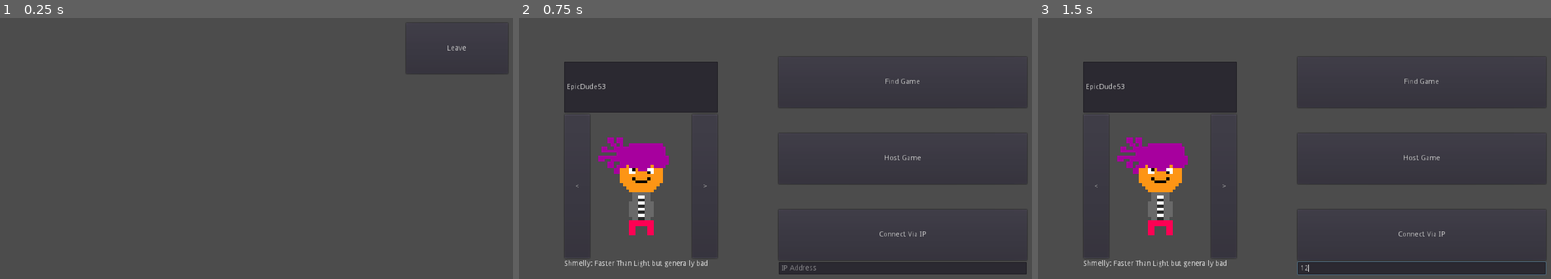
Above: before the commit, frames 1-3 (left to right).
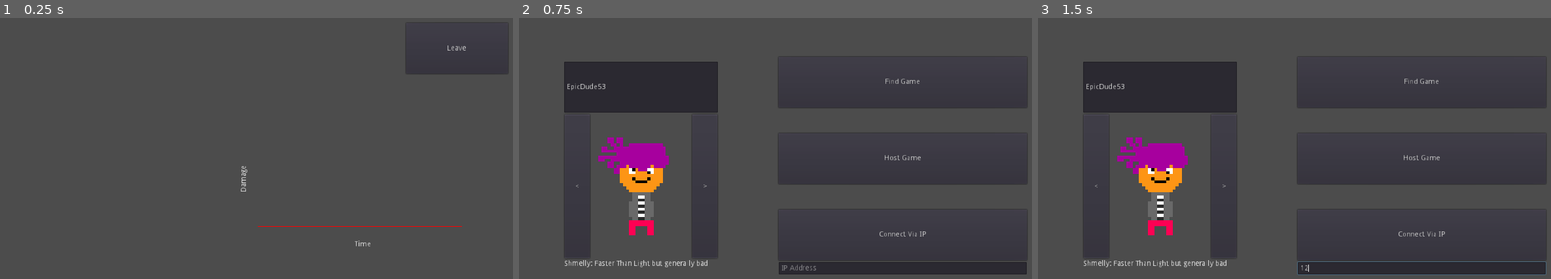
Above: after the commit, the same moments.

Repository: Iddmeister/BadStars
Game: Godot game, scene res://Scenes/Screens/MatchStats.tscn
The game is run twice, just before and just after one commit, with the same random seed, the same clock (stepped at 60 frames per second) and the same inputs. This scene is started directly instead of the project's main scene. The engine's default icon, where the game draws it, is replaced by a stand-in: a white triangle on a blue panel in a dark square.
Inputs (mouse positions are in pixels of both pictures, inside the frame that each line leads up to):
- Up to frame 1 (0.25 s): no input
- Up to frame 2 (0.75 s): click "Leave" at 0.5 s
- Up to frame 3 (1.5 s): click (1422, 268) at 1.27 s; type "12" at 1.35 s

The runs differ from the first frame. In frame 1, 0.2% of the frame differs, in the area x 46-91%, y 56-88%; in frame 2, nothing differs; in frame 3, nothing differs.
Error after the commit: Invalid set index 'modulate' (on base: 'null instance') with value of type 'Color'. (res://Scenes/Screens/MatchStats.gd:6)

Commit message:
Stat screen

Diff:
--- a/Scenes/Characters/Dummy.gd
+++ b/Scenes/Characters/Dummy.gd
@@ -8,7 +8,6 @@
 remotesync func hit(damage, id, super:bool=false):
 
 	health-=damage
-
 	if health <= 0:
 		rpc("destroy")
 
--- a/Scenes/Characters/Fronk.tscn
+++ b/Scenes/Characters/Fronk.tscn
@@ -8,8 +8,8 @@
 [sub_resource type="RectangleShape2D" id=1]
 extents = Vector2( 29.8926, 43.8277 )
 
-[node name="Player" instance=ExtResource( 1 )]
-maxHealth = 1000
+[node name="Player" index="0" instance=ExtResource( 1 )]
+maxHealth = 780
 moveSpeed = 150
 weaponPath = NodePath("Melee")
 
--- a/Scenes/Characters/Player.gd
+++ b/Scenes/Characters/Player.gd
@@ -227,6 +227,8 @@
 remotesync func hit(damage:int, id:int, isSuper=false):
 
 	if not dead:
+
+		Network.rpc("addGraphPoint", damage)
 
 		health -= damage
 		if is_network_master():
@@ -257,6 +259,9 @@
 	dead = true
 	weapon.visible = false
 
+	if get_tree().is_network_server():
+		Network.matchStats.places.append(Network.players[get_network_master()].name)
+
 	pass
 
 master func freeze(val:bool):
--- a/Scenes/GameModes/BadRoyale.gd
+++ b/Scenes/GameModes/BadRoyale.gd
@@ -30,8 +30,11 @@
 
 				if notDead == 1:
 					gameWon = true
+					Network.matchStats.places.append(Network.players[int(winner.name)].name)
+					Network.matchStats.graph.end = OS.get_ticks_msec()
 					Network.rpc("event", Globals.events.MESSAGE, {"message":Network.players[int(winner.name)].name + " Wins!"}, true)
-					$Delay.start()
+					if not get_tree().get_nodes_in_group("Player").size() == 1:
+						$Delay.start()
 					pass
 
 	pass
--- a/Scenes/Screens/MatchStats.gd
+++ b/Scenes/Screens/MatchStats.gd
@@ -2,17 +2,44 @@
 
 func _ready():
 	createPlayerStats(Network.matchStats)
+	drawGraph(Network.matchStats.graph)
+	$HBoxContainer/Players.get_node(Network.playerInfo.name).modulate = Color(1, 1, 0)
 	pass
 
-func createPlayerStats(players:Dictionary):
+func createPlayerStats(stats:Dictionary):
 
-	for player in players.keys():
+	var places = stats.places
+	places.invert()
+
+	for num in range(places.size()):
 
 		var pl = Label.new()
-		pl.text = player + "   " + "Kills: "+String(players[player].kills)
+		pl.name = places[num]
+		pl.text = String(String(num+1) +  ". " + places[num] + "   " + "Kills: "+String(stats.players[places[num]].kills))
 		$HBoxContainer/Players.add_child(pl)
 		pass
 
+
+
+	pass
+
+func drawGraph(info:Dictionary):
+
+	var line = $HBoxContainer/Graph/Line
+
+	line.add_point($HBoxContainer/Graph/Start.position)
+
+	for point in info.points:
+
+		var y = point.damage
+		var x = (float(point.time-info.start)/float(info.end-info.start))*400.0
+
+		line.add_point(Vector2($HBoxContainer/Graph/Start.position.x+x, $HBoxContainer/Graph/Start.position.y))
+		line.add_point(Vector2($HBoxContainer/Graph/Start.position.x+x+2, $HBoxContainer/Graph/Start.position.y-y))
+		line.add_point(Vector2($HBoxContainer/Graph/Start.position.x+x+4, $HBoxContainer/Graph/Start.position.y))
+		pass
+
+	line.add_point($HBoxContainer/Graph/End.position)
 
 	pass
 
--- a/Scenes/Screens/MatchStats.tscn
+++ b/Scenes/Screens/MatchStats.tscn
@@ -20,9 +20,11 @@
 margin_bottom = 560.0
 size_flags_horizontal = 3
 size_flags_vertical = 3
+custom_constants/separation = 20
 alignment = 1
 
 [node name="Graph" type="Control" parent="HBoxContainer"]
+editor/display_folded = true
 margin_left = 494.0
 margin_right = 984.0
 margin_bottom = 560.0
@@ -30,8 +32,30 @@
 size_flags_vertical = 3
 
 [node name="Line" type="Line2D" parent="HBoxContainer/Graph"]
+width = 2.0
 default_color = Color( 1, 0, 0, 1 )
 texture_mode = 1882092910
+
+[node name="Start" type="Position2D" parent="HBoxContainer/Graph"]
+position = Vector2( 0, 400 )
+
+[node name="End" type="Position2D" parent="HBoxContainer/Graph"]
+position = Vector2( 400, 400 )
+
+[node name="Label" type="Label" parent="HBoxContainer/Graph"]
+margin_left = -34.0
+margin_top = 332.0
+margin_right = 18.0
+margin_bottom = 346.0
+rect_rotation = -90.0
+text = "Damage"
+
+[node name="Label2" type="Label" parent="HBoxContainer/Graph"]
+margin_left = 190.0
+margin_top = 428.0
+margin_right = 242.0
+margin_bottom = 442.0
+text = "Time"
 
 [node name="Leave" type="Button" parent="."]
 anchor_left = 1.0
--- a/Scripts/Network.gd
+++ b/Scripts/Network.gd
@@ -31,7 +31,8 @@
 
 var currentMap = "Basic"
 
-var matchStats = {}
+var matchStats = {"places":[], "players":{}, "graph":{"start":0, "end":0, "points":[]}}
+onready var defMatchStats = matchStats.duplicate(true)
 
 remotesync var playersAlive = 0
 
@@ -144,6 +145,7 @@
 	players = {}
 	get_tree().change_scene("res://Scenes/Screens/MainMenu.tscn")
 	get_tree().paused = false
+	matchStats = defMatchStats.duplicate()
 	pass
 
 func playerConnected(id:int):
@@ -181,6 +183,7 @@
 	players = {}
 	get_tree().change_scene("res://Scenes/Screens/MainMenu.tscn")
 	get_tree().paused = false
+	matchStats = defMatchStats.duplicate()
 	pass
 
 remote func readyPlayer(id:int):
@@ -192,6 +195,10 @@
 remotesync func startGame(map="Basic"):
 
 	rset("playersAlive", players.keys().size())
+
+	for key in players.keys():
+
+		matchStats.players[players[key].name] = {"kills":0}
 
 	currentMap = map
 
@@ -199,6 +206,8 @@
 		broadcastTimer.stop()
 		searchPeer = PacketPeerUDP.new()
 
+		matchStats.graph.start = OS.get_ticks_msec()
+
 	get_tree().paused = true
 
 	get_tree().change_scene("res://Scenes/GameModes/BadRoyale.tscn")
@@ -223,11 +232,15 @@
 
 
 master func addKill(player:String):
-	matchStats[player] = {}
-	matchStats[player].kills += 1
-	matchStats[player].place = playersAlive
+	matchStats.players[player].kills += 1
 	playersAlive -= 1
 	rset("playersAlive", playersAlive)
+	pass
+
+master func addGraphPoint(damage:int):
+
+	matchStats.graph.points.append({"damage":damage, "time":OS.get_ticks_msec()})
+
 	pass
 
 remotesync func endGame(stats):
